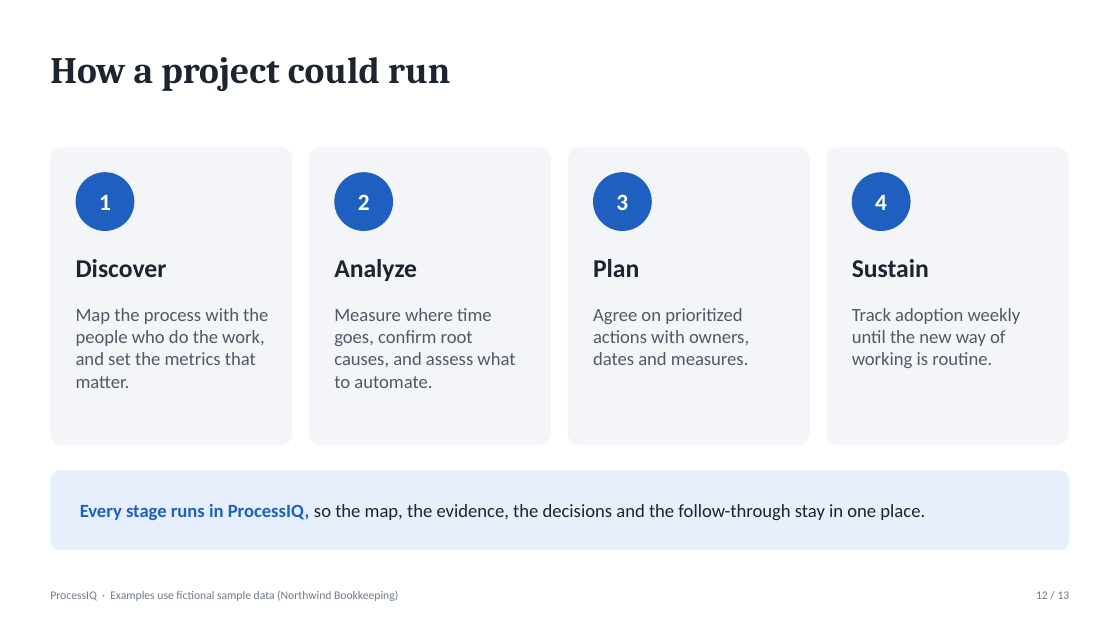
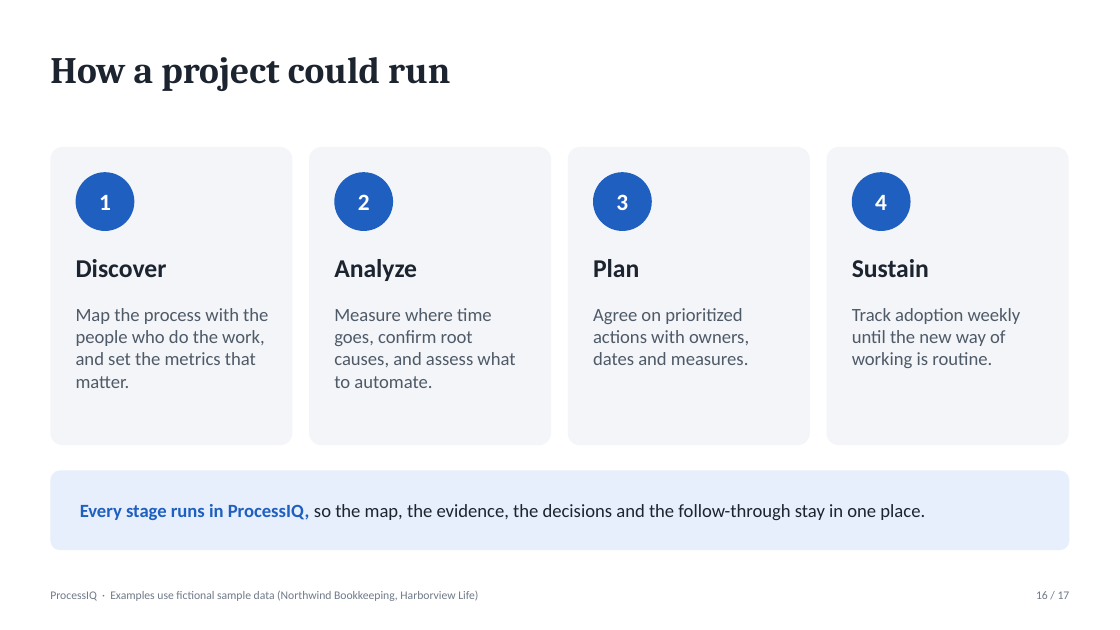
Before and after one commit to jedwardmosley-cell/mosley-foundry, a slide deck: slide 16 of ProcessIQ/ProcessIQ-Presentation.pptx (slide 12 before the commit). Drawn at 1120x630 pixels with LibreOffice and Linux fonts; fonts in the diff are those of the drawing. Boxes give left, top, right and bottom in pixels: in the first picture for what was removed or moved away, otherwise in the second. Text is boxed around its words. In the diff, an @@ line names an element or a change of style, - is before the commit and + after.

```diff
--- a/ProcessIQ/ProcessIQ-Presentation.pptx
+++ b/ProcessIQ/ProcessIQ-Presentation.pptx
@@ text at (50, 590, 478, 601): text changed @@
-ProcessIQ · Examples use fictional sample data (Northwind Bookkeeping)
+ProcessIQ · Examples use fictional sample data (Northwind Bookkeeping, Harborview Life)
@@ text at (1036, 591, 1070, 599): text changed @@
-12 / 13
+16 / 17
```
Also in this commit, not shown: 10 other slides changed, 4 slides added, 3 other files.
